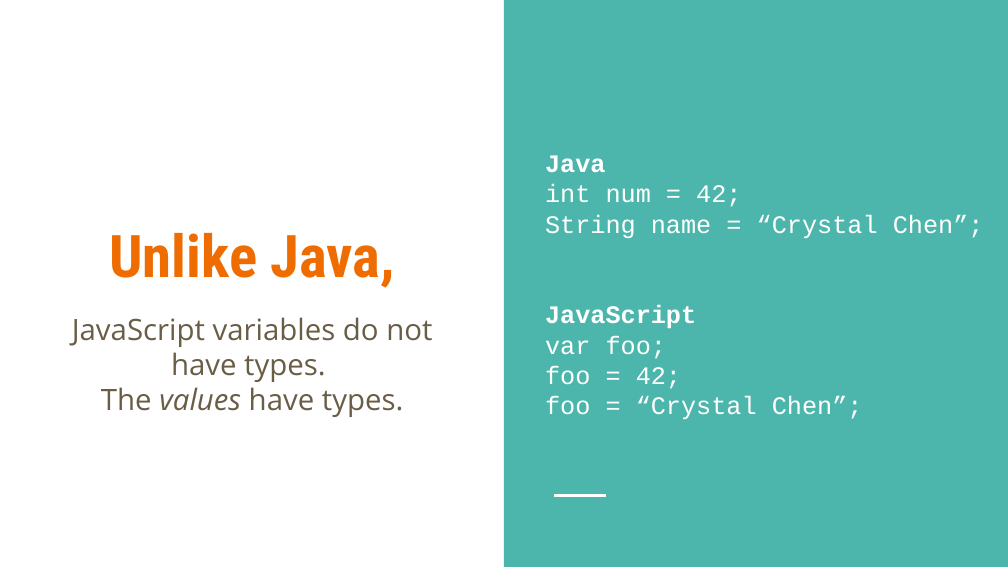
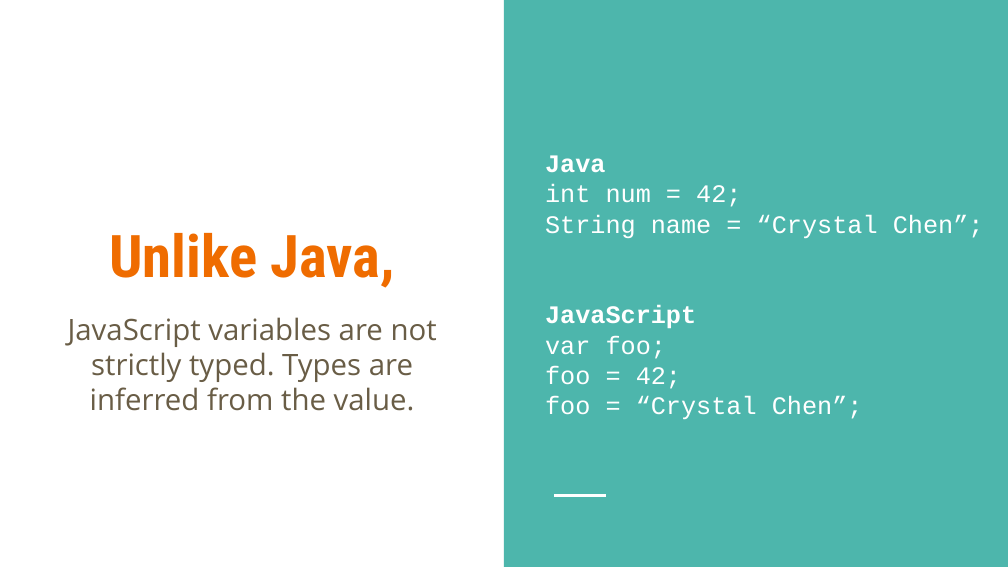
Before and after one commit to linkedin/high-school-trainee, a slide deck: slide 5 of Week_2/Lectures/2.1_JavaScript_Basics.pptx. Drawn at 1008x567 pixels with LibreOffice and Linux fonts; fonts in the diff are those of the drawing. Boxes give left, top, right and bottom in pixels: in the first picture for what was removed or moved away, otherwise in the second. Text is boxed around its words. In the diff, an @@ line names an element or a change of style, - is before the commit and + after.

```diff
--- a/Week_2/Lectures/2.1_JavaScript_Basics.pptx
+++ b/Week_2/Lectures/2.1_JavaScript_Basics.pptx
@@ subtitle at (x1=68, y1=317, x2=437, y2=411): text changed @@
-JavaScript variables do not have types.
-The values have types.
+JavaScript variables are not strictly typed. Types are inferred from the value.
```
Also in this commit, not shown: 12 other slides changed, 1 slide removed, 1 other file.
